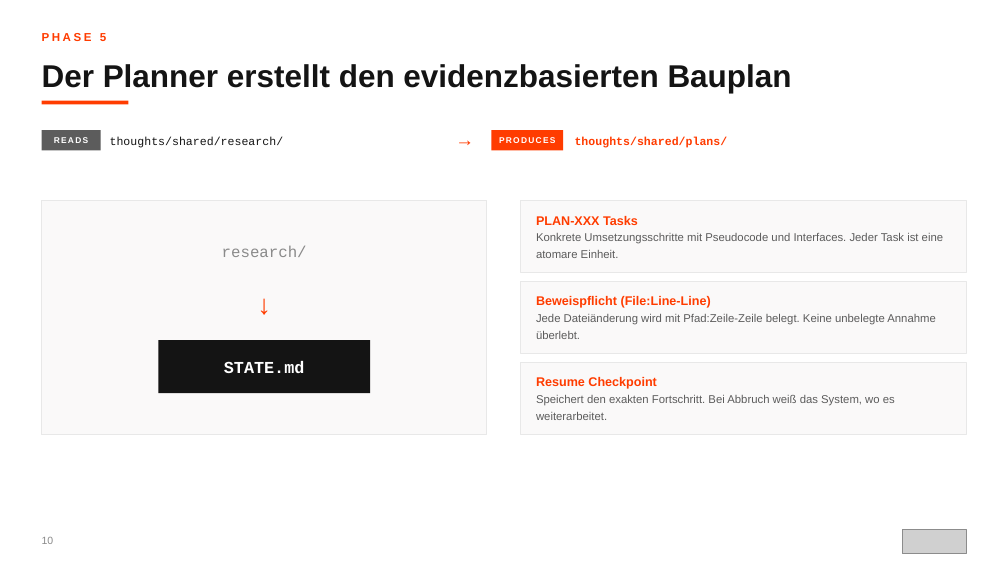
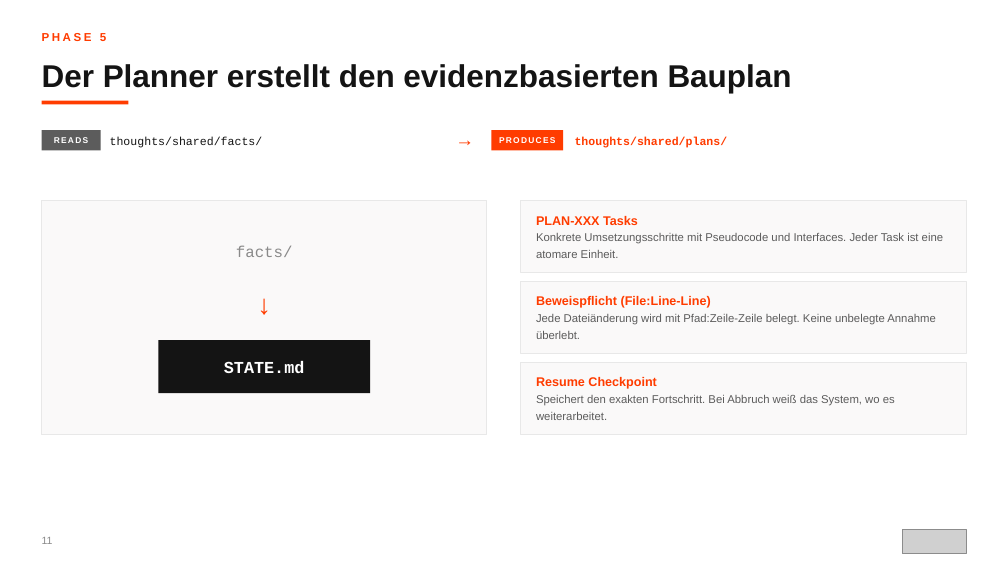
Before and after one commit to scameronde/rpi-qpi, a slide deck: slide 11 of presentation/ORBIT.pptx (slide 10 before the commit). Drawn at 1008x567 pixels with LibreOffice and Linux fonts; fonts in the diff are those of the drawing; grey boxes stand for pictures. Boxes give left, top, right and bottom in pixels: in the first picture for what was removed or moved away, otherwise in the second. Text is boxed around its words. In the diff, an @@ line names an element or a change of style, - is before the commit and + after.

```diff
--- a/presentation/ORBIT.pptx
+++ b/presentation/ORBIT.pptx
@@ text at (x1=110, y1=137, x2=263, y2=148): text changed @@
-thoughts/shared/research/
+thoughts/shared/facts/
@@ text at (x1=236, y1=246, x2=293, y2=257): text changed @@
-research/
+facts/
@@ text at (x1=42, y1=537, x2=53, y2=544): text changed @@
-10
+11
```
Also in this commit, not shown: 15 other slides changed, 1 slide added.
